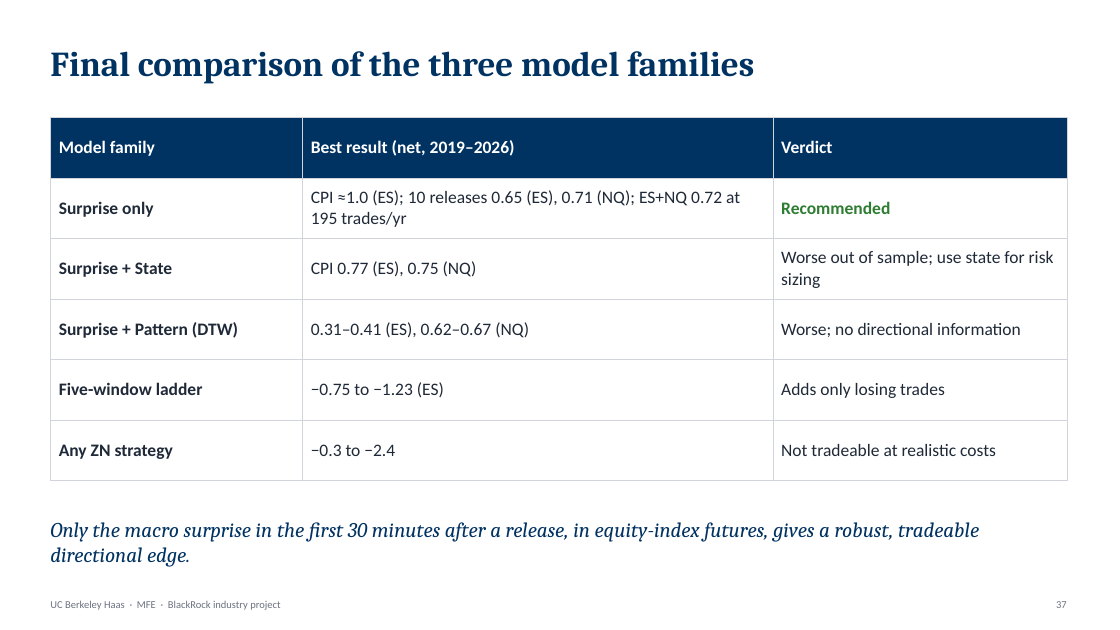
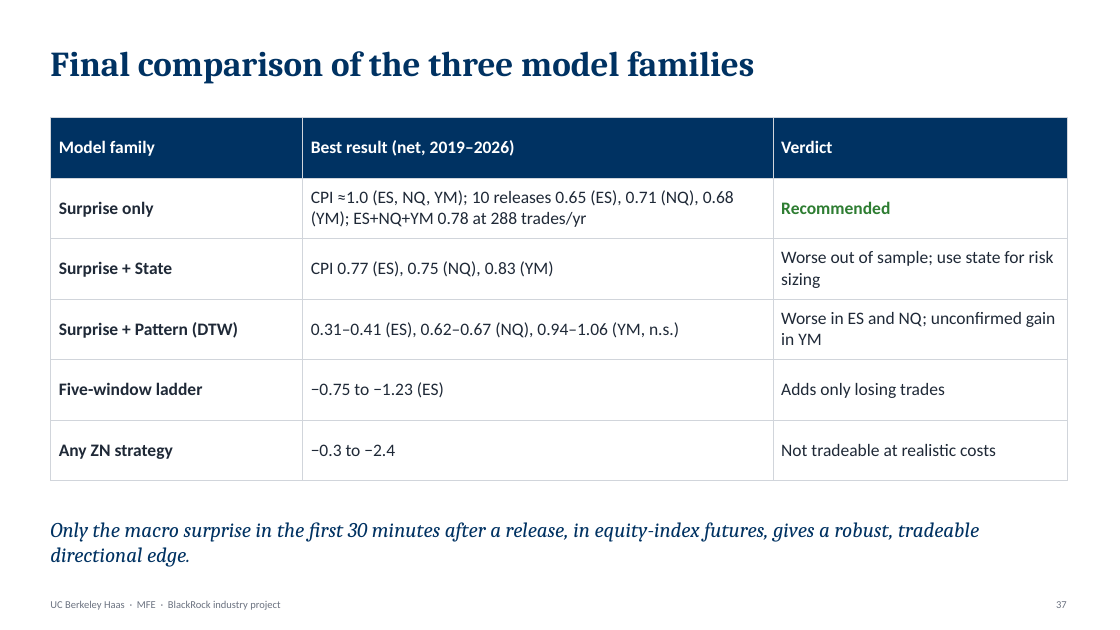
Before and after one commit to rezazamani2329/BlackRock-Project-State-Dependent-Intraday-Response-of-S-P-500-Futures-to-Macroeconomic-Surprises, a slide deck: slide 37 of Reza_BlackRock_presentation.pptx. Drawn at 1120x630 pixels with LibreOffice and Linux fonts; fonts in the diff are those of the drawing. Boxes give left, top, right and bottom in pixels: in the first picture for what was removed or moved away, otherwise in the second. Text is boxed around its words. In the diff, an @@ line names an element or a change of style, - is before the commit and + after.

```diff
--- a/Reza_BlackRock_presentation.pptx
+++ b/Reza_BlackRock_presentation.pptx
@@ table at [50,118,1067,463] @@
-row 2, column 2: CPI ≈1.0 (ES); 10 releases 0.65 (ES), 0.71 (NQ); ES+NQ 0.72 at 195 trades/yr
+row 2, column 2: CPI ≈1.0 (ES, NQ, YM); 10 releases 0.65 (ES), 0.71 (NQ), 0.68 (YM); ES+NQ+YM 0.78 at 288 trades/yr
-row 3, column 2: CPI 0.77 (ES), 0.75 (NQ)
+row 3, column 2: CPI 0.77 (ES), 0.75 (NQ), 0.83 (YM)
-row 4, column 2: 0.31–0.41 (ES), 0.62–0.67 (NQ)
+row 4, column 2: 0.31–0.41 (ES), 0.62–0.67 (NQ), 0.94–1.06 (YM, n.s.)
-row 4, column 3: Worse; no directional information
+row 4, column 3: Worse in ES and NQ; unconfirmed gain in YM
```
Also in this commit, not shown: 31 other slides changed, 4 other files.
